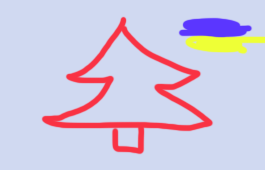
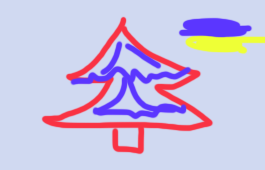
Layered file, before and after one edit (265 × 170). Changes by layer:
painted on "Layer 1" over [69, 40, 192, 120]
